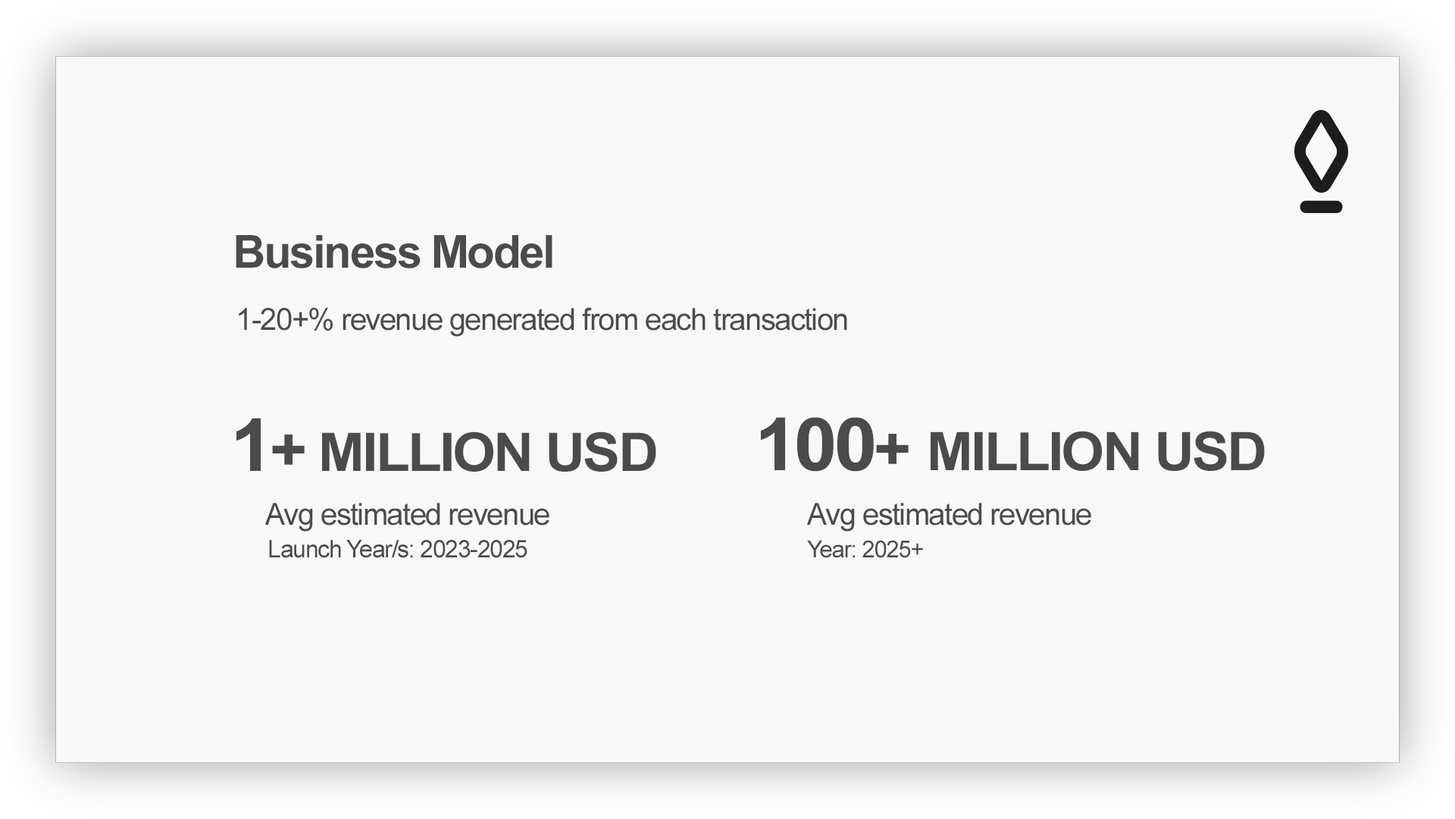
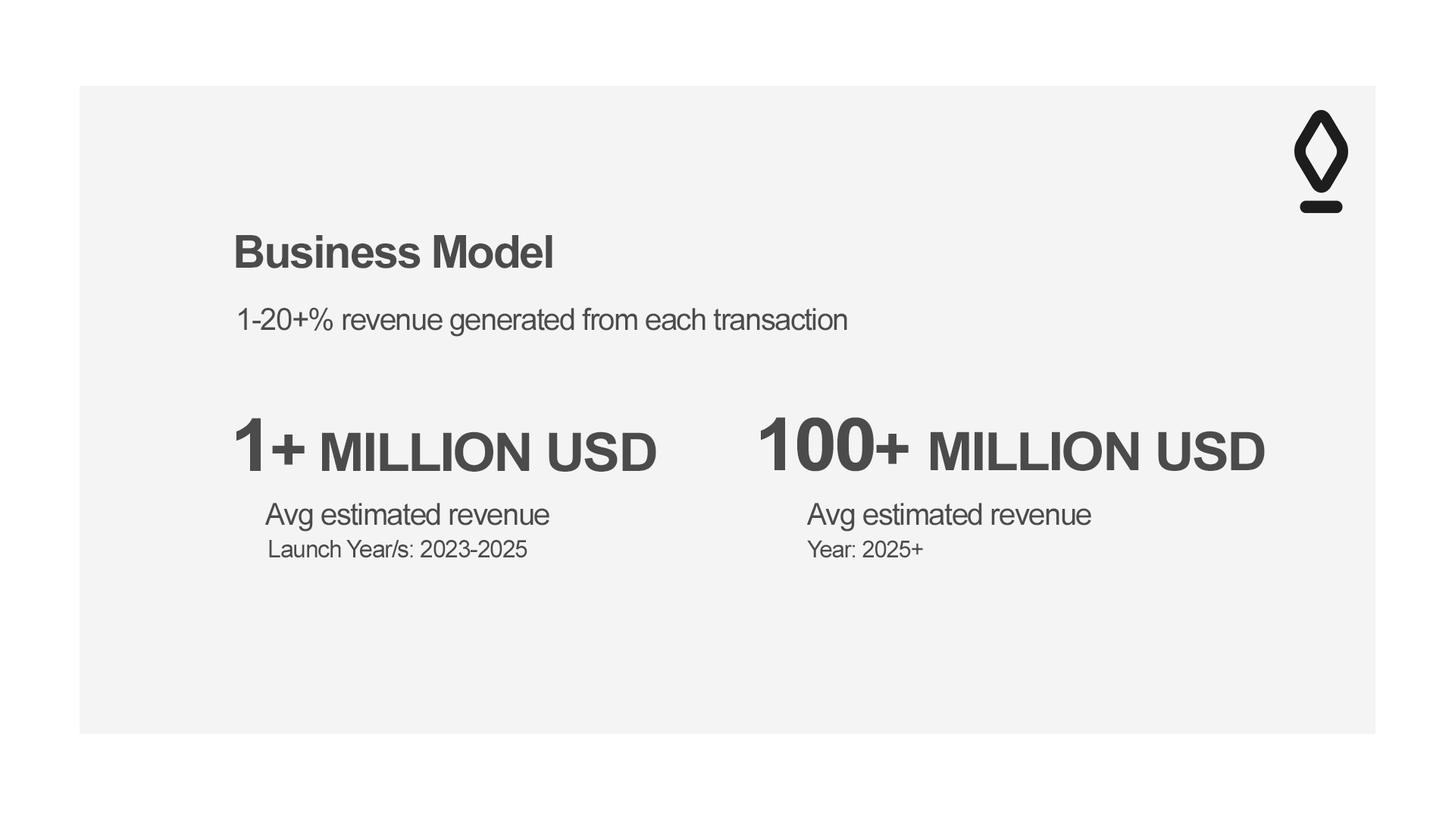
Comparing the layer stacks of the two w=1455, h=819 images. Changes:
added layer "Rectangle 2" (56%) above "Rectangle 1" over [79,85,1376,734]
hid "Rectangle 1" over [10,10,1445,809]
